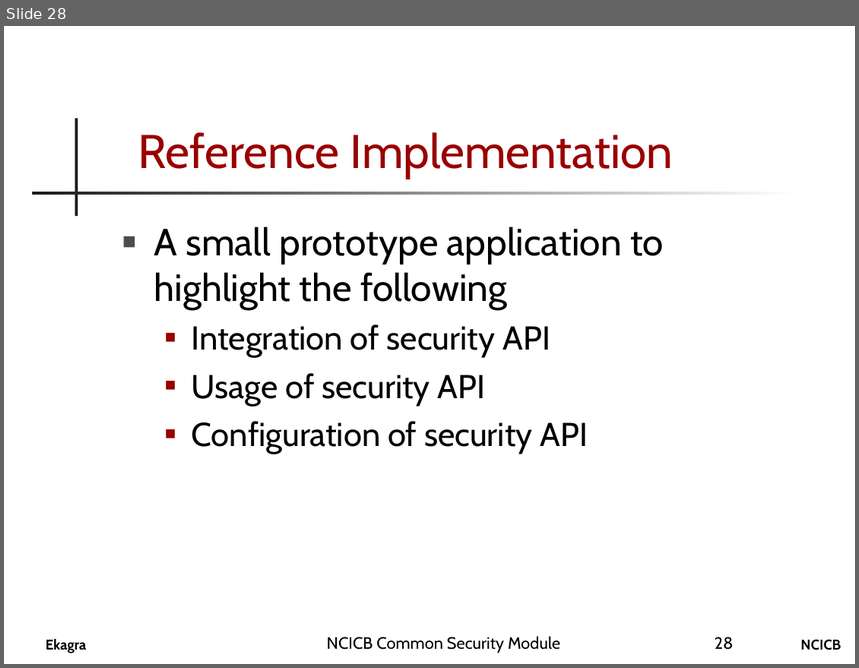
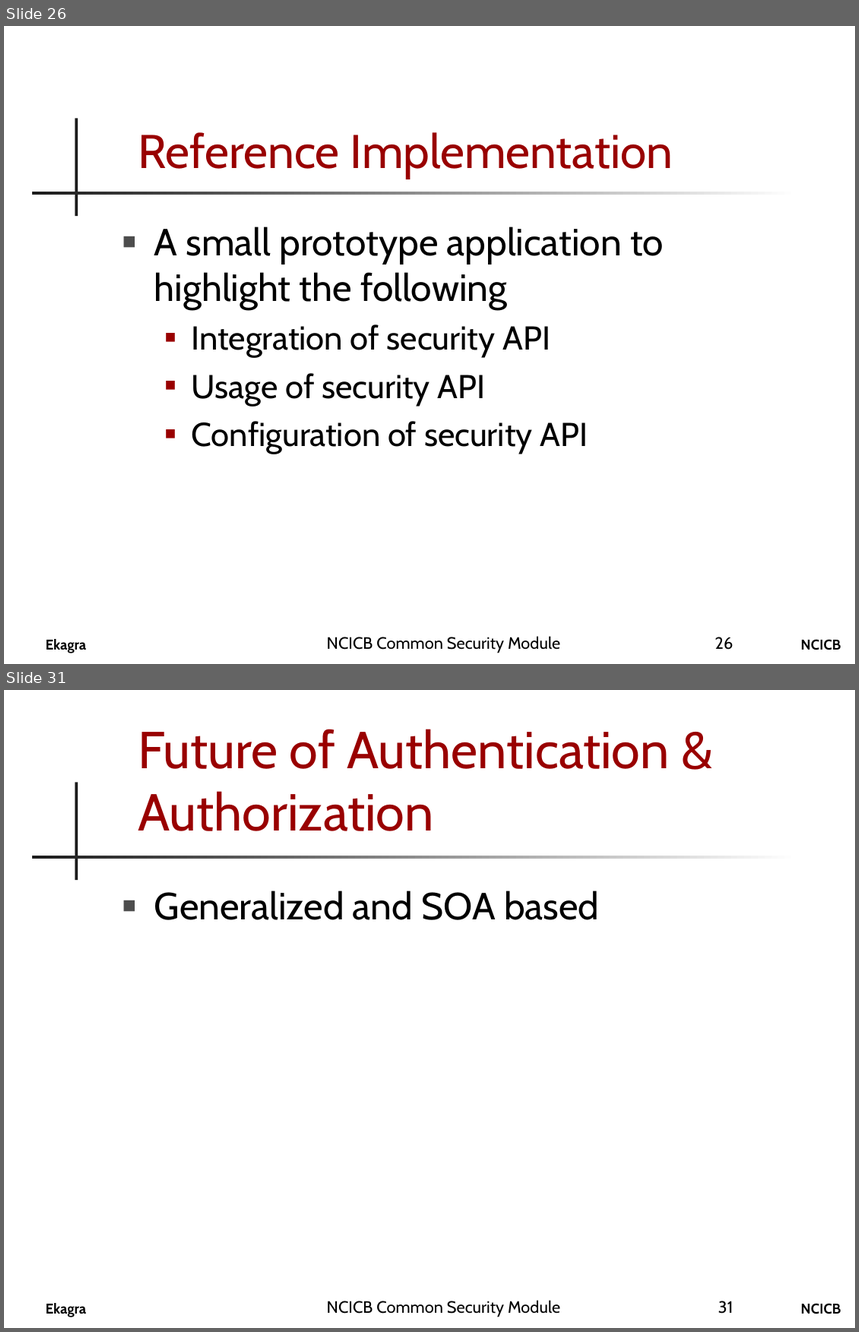
Before and after one commit to CBIIT/common-security-module-docs, a slide deck: CSM_Presentation.ppt. Shown one above the other, each under a label of ours: slide 28 before the commit, slides 26 and 31 after it; the slides between them are not shown. The pictures are 859x668 and 859x1332 pixels, drawn with LibreOffice and Linux fonts; fonts in the diff are those of the drawing; background and template pictures are left out. Boxes give left, top, right and bottom in pixels: in the first picture for what was removed or moved away, otherwise in the second. Text is boxed around its words. In the diff, an @@ line names an element or a change of style, - is before the commit and + after.

```diff
--- a/CSM_Presentation.ppt
+++ b/CSM_Presentation.ppt
@@ slide 31 added at [4,690,855,1328], background #FFFFFF; not listed: 4 template elements that a slide beside it also shows @@
@@ title added at [138,729,669,831], 44 pt, text #990000 @@
+Future of Authentication & Authorization
@@ text added at [154,891,599,920], 32 pt, text #000000 @@
+■ Generalized and SOA based
@@ text added at [327,1300,560,1317], 14 pt, text #000000 @@
+NCICB Common Security Module
@@ page number added at [718,1301,734,1314], 14 pt, text #000000 @@
+31
@@ what was slide 28 is now slide 26 @@
@@ page number at [715,637,734,650]: text changed @@
-28
+26
```
Also in this commit, not shown: 16 slides changed, 1 other slide added.
